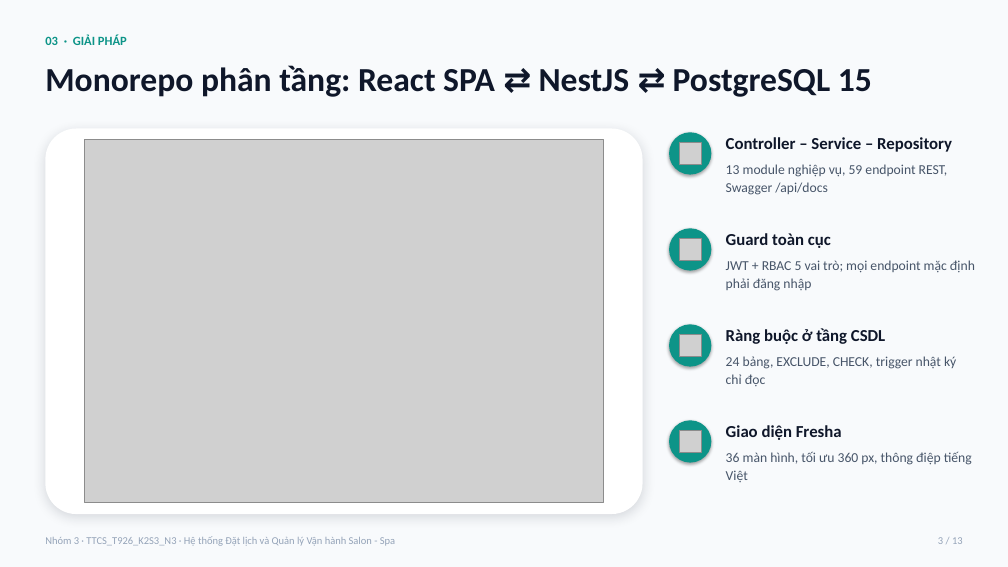
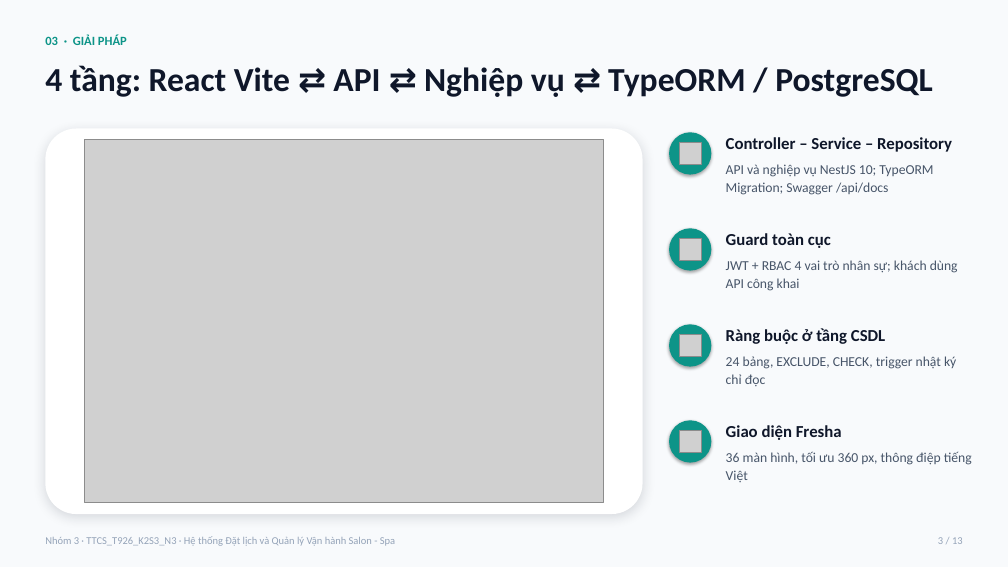
Before and after one commit to steveprovip/thucTap_HeThongDatLichSPA, a slide deck: slide 3 of docs/Slide_Bao_Cao_He_Thong_Dat_Lich_Salon_Spa.pptx. Drawn at 1008x567 pixels with LibreOffice and Linux fonts; fonts in the diff are those of the drawing; grey boxes stand for pictures. Boxes give left, top, right and bottom in pixels: in the first picture for what was removed or moved away, otherwise in the second. Text is boxed around its words. In the diff, an @@ line names an element or a change of style, - is before the commit and + after.

Commit message:
docs(report): regenerate report docx and slides pptx with decree 30 formatting and integrate member contributions

```diff
--- a/docs/Slide_Bao_Cao_He_Thong_Dat_Lich_Salon_Spa.pptx
+++ b/docs/Slide_Bao_Cao_He_Thong_Dat_Lich_Salon_Spa.pptx
@@ text at (45, 65, 933, 97): text changed @@
-Monorepo phân tầng: React SPA ⇄ NestJS ⇄ PostgreSQL 15
+4 tầng: React Vite ⇄ API ⇄ Nghiệp vụ ⇄ TypeORM / PostgreSQL
@@ text at (726, 164, 933, 195): text changed @@
-13 module nghiệp vụ, 59 endpoint REST, Swagger /api/docs
+API và nghiệp vụ NestJS 10; TypeORM Migration; Swagger /api/docs
@@ text at (726, 260, 958, 291): text changed @@
-JWT + RBAC 5 vai trò; mọi endpoint mặc định phải đăng nhập
+JWT + RBAC 4 vai trò nhân sự; khách dùng API công khai
```
Also in this commit, not shown: 4 other slides changed, 9 other files.
